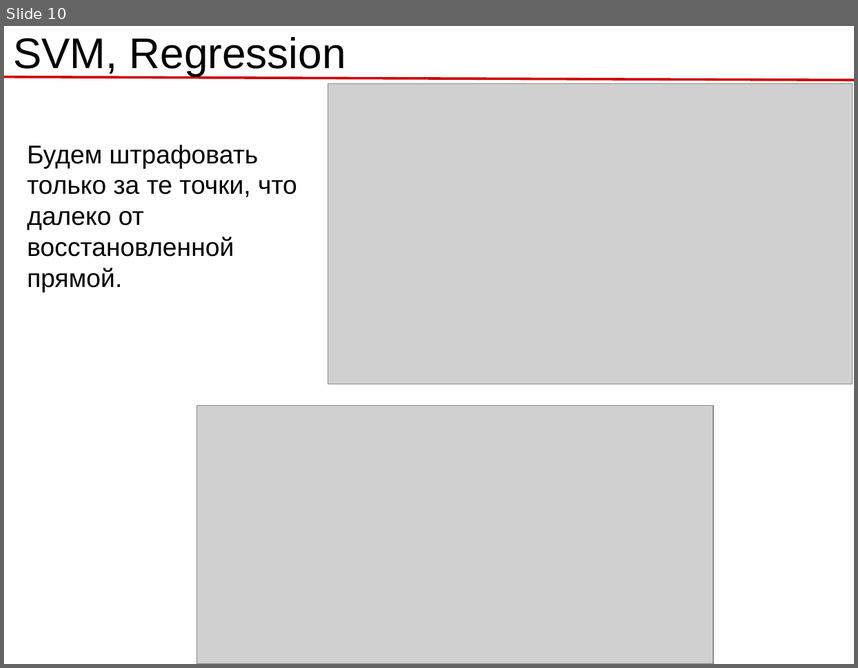
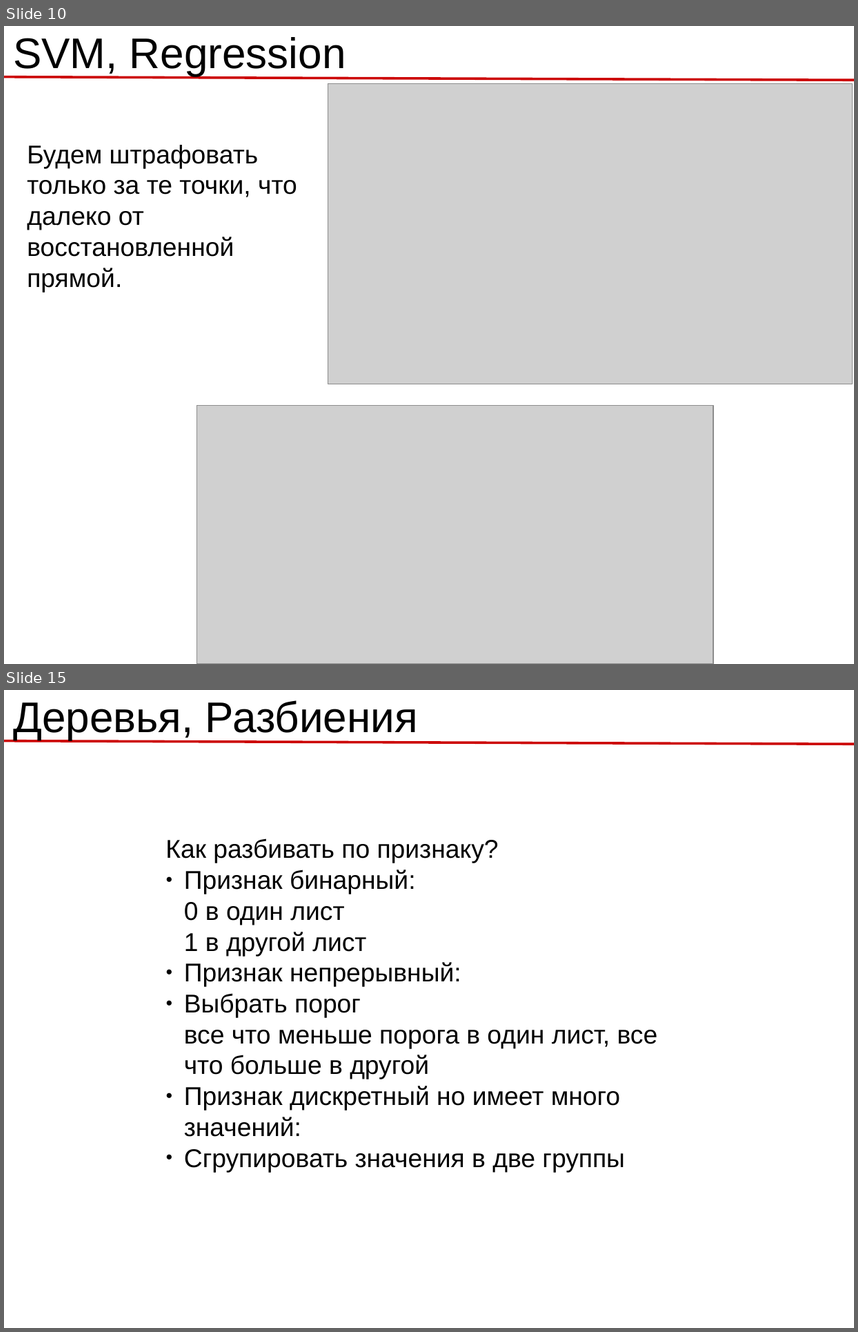
Before and after one commit to rykachevskiy/239, a slide deck: 4.Other_ml_models/4.1_Models.odp. Shown one above the other, each under a label of ours: slide 10 before the commit, slides 10 and 15 after it; the slides between them are not shown. The pictures are 858x668 and 858x1332 pixels, drawn with LibreOffice and Linux fonts; fonts in the diff are those of the drawing; grey boxes stand for pictures; background and template pictures are left out. Boxes give left, top, right and bottom in pixels: in the first picture for what was removed or moved away, otherwise in the second. Text is boxed around its words. In the diff, an @@ line names an element or a change of style, - is before the commit and + after.

```diff
--- a/4.Other_ml_models/4.1_Models.odp
+++ b/4.Other_ml_models/4.1_Models.odp
@@ slide 15 added at [4,690,854,1328], background #FFFFFF; not listed: 1 template element that a slide beside it also shows @@
@@ title added at [13,700,418,740], 40 pt, text #000000 @@
+Деревья, Разбиения
@@ text added at [165,838,658,1172], 24 pt, text #000000 @@
+Как разбивать по признаку?
+● Признак бинарный:
+  0 в один лист
+  1 в другой лист
+● Признак непрерывный:
+● Выбрать порог
+  все что меньше порога в один лист, все что больше в другой
+● Признак дискретный но имеет много значений:
+● Сгрупировать значения в две группы
```
Also in this commit, not shown: 1 slide changed, 13 other slides added, 1 slide removed, 9 other files.
